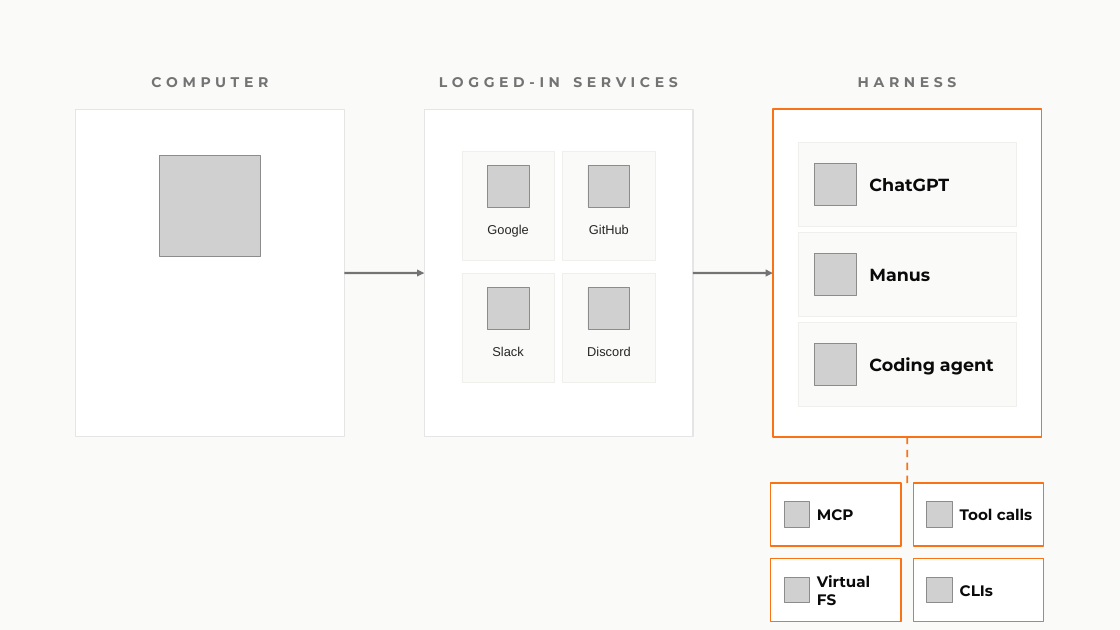
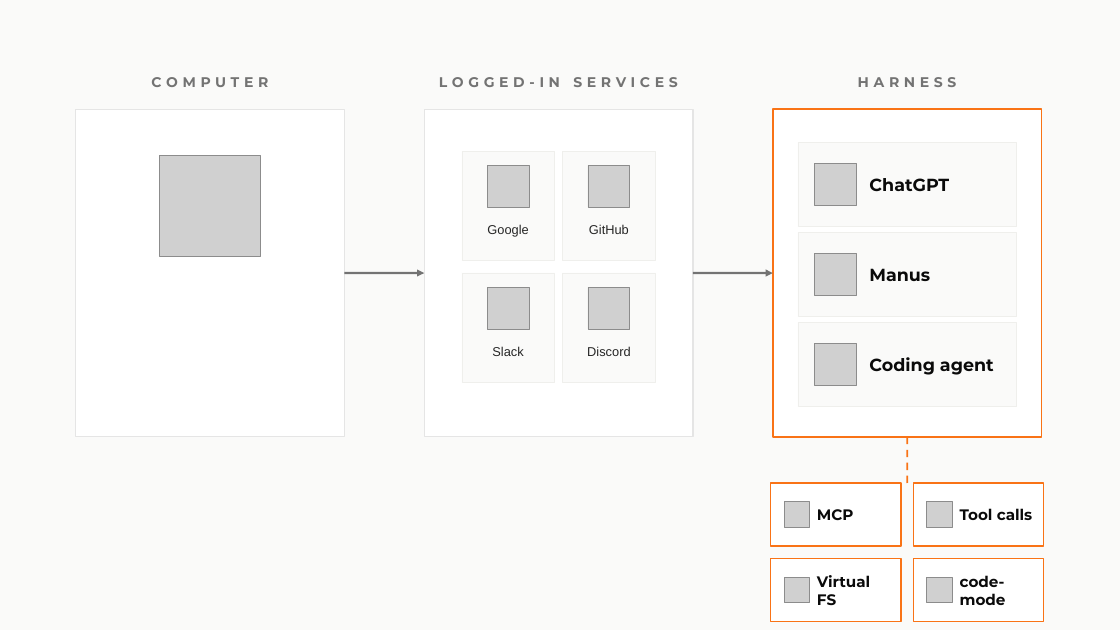
Before and after one commit to Ben2W/stoke, a slide deck: slide 3 of rigkit-talk.pptx. Drawn at 1120x630 pixels with LibreOffice and Linux fonts; fonts in the diff are those of the drawing; grey boxes stand for pictures. Boxes give left, top, right and bottom in pixels: in the first picture for what was removed or moved away, otherwise in the second. Text is boxed around its words. In the diff, an @@ line names an element or a change of style, - is before the commit and + after.

```diff
--- a/rigkit-talk.pptx
+++ b/rigkit-talk.pptx
@@ text at [960, 575, 1006, 605]: text changed @@
-CLIs
+code-mode
```
Also in this commit, not shown: 2 other slides changed, 1 slide added, 1 slide removed, 18 other files.
